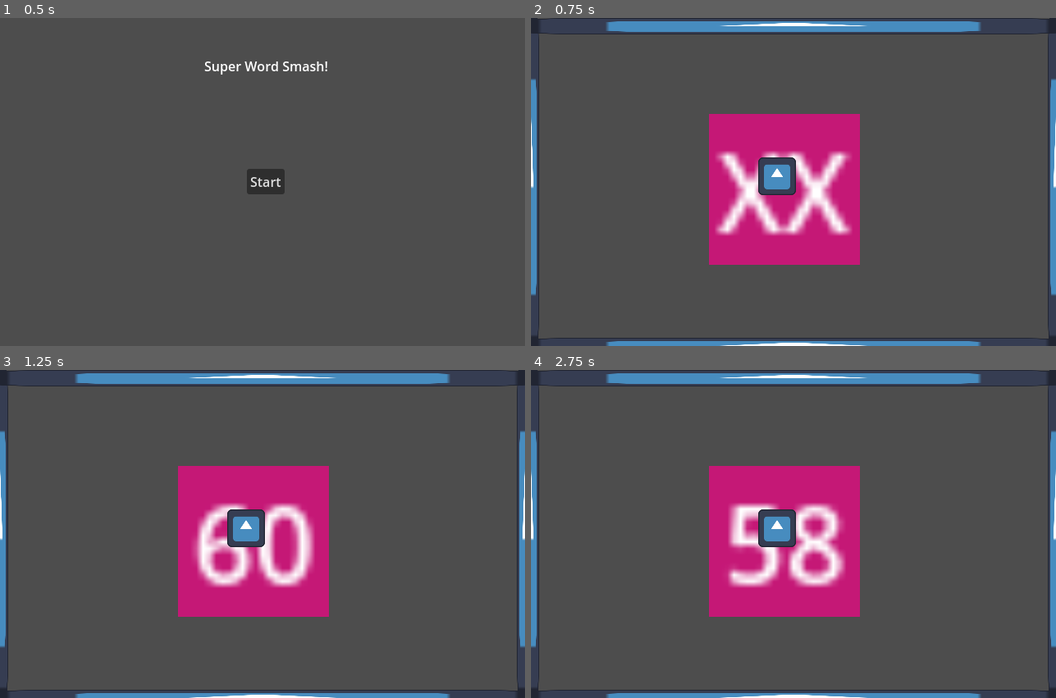
Above: before the commit, frames 1-4 (two rows, left to right).
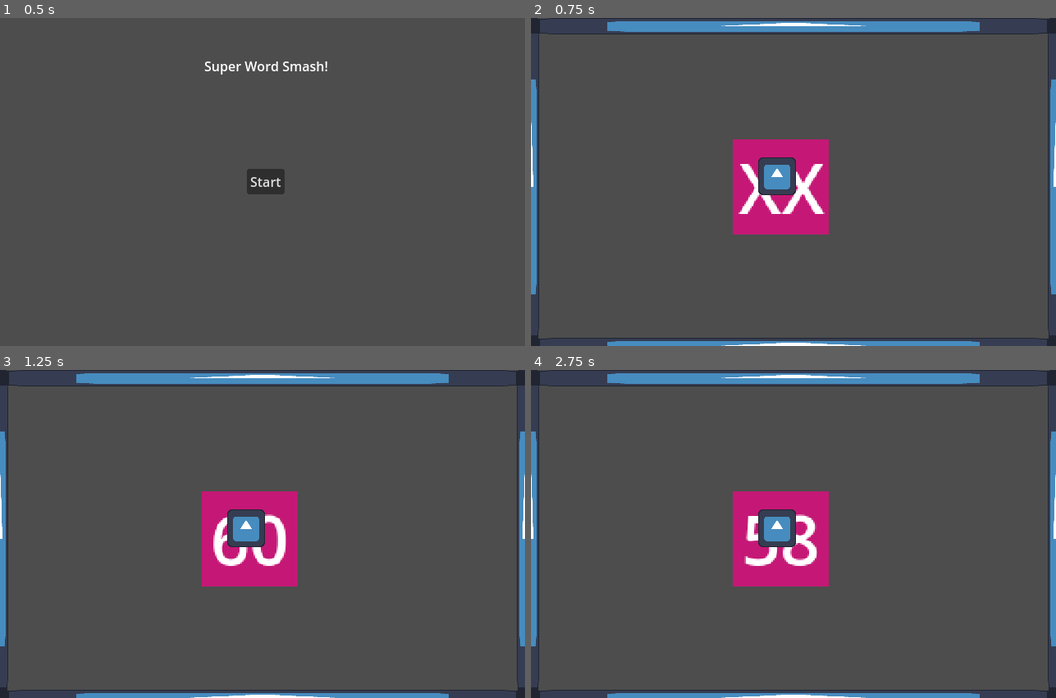
Above: after the commit, the same moments.

Repository: ozbonus/super_word_smash
Game: Godot game, scene res://GameManager.tscn
Same seed, same stepped clock (60 frames per second), same inputs: the game is played once before the commit and once after it. The engine's default icon, where the game draws it, is replaced by a stand-in: a white triangle on a blue panel in a dark square.
Inputs:
- Up to frame 1 (0.5 s): no input
- Up to frame 2 (0.75 s): click "Start" at 0.5 s
- Up to frame 3 (1.25 s): no input
- Up to frame 4 (2.75 s): tap Enter at 1.25 s; tap Space at 2 s

Frame 1 is identical in both runs. In frame 2, 11% of the frame differs, in the area x 0-100%, y 1-100%; in frame 3, 11%; in frame 4, 11%.

Commit message:
Prettify the timer.

Diff:
--- a/components/level_frame.tscn
+++ b/components/level_frame.tscn
@@ -12,7 +12,7 @@
 [node name="LevelFrame" type="Node2D"]
 
 [node name="OnScreenTimer" parent="." instance=ExtResource("2_r7g7t")]
-position = Vector2(217, 117)
+position = Vector2(246, 148)
 
 [node name="StaticBody2D" type="StaticBody2D" parent="."]
 
--- a/components/on_screen_timer.tscn
+++ b/components/on_screen_timer.tscn
@@ -3,20 +3,20 @@
 [ext_resource type="Script" uid="uid://bubfuxjovsyy4" path="res://components/on_screen_timer.gd" id="1_yu28o"]
 
 [node name="OnScreenTimer" type="Node2D"]
-scale = Vector2(4.5965176, 4.5965176)
 script = ExtResource("1_yu28o")
 
 [node name="ColorRect" type="ColorRect" parent="."]
-offset_right = 40.0
-offset_bottom = 40.0
+offset_top = 0.43511212
+offset_right = 117.0
+offset_bottom = 116.43511
 color = Color(0.7720576, 0.09304129, 0.4633988, 1)
 
 [node name="Label" type="Label" parent="."]
-offset_left = -2.828228
-offset_top = -0.435112
-offset_right = 24.801384
-offset_bottom = 22.564888
+offset_left = 7.171771
+offset_right = 67.17177
+offset_bottom = 67.0
 scale = Vector2(1.7531605, 1.7531605)
+theme_override_font_sizes/font_size = 48
 text = "XX"
 horizontal_alignment = 1
 vertical_alignment = 1
--- a/project.godot
+++ b/project.godot
@@ -33,5 +33,6 @@
 
 [rendering]
 
+textures/canvas_textures/default_texture_filter=0
 renderer/rendering_method="mobile"
 textures/vram_compression/import_etc2_astc=true
